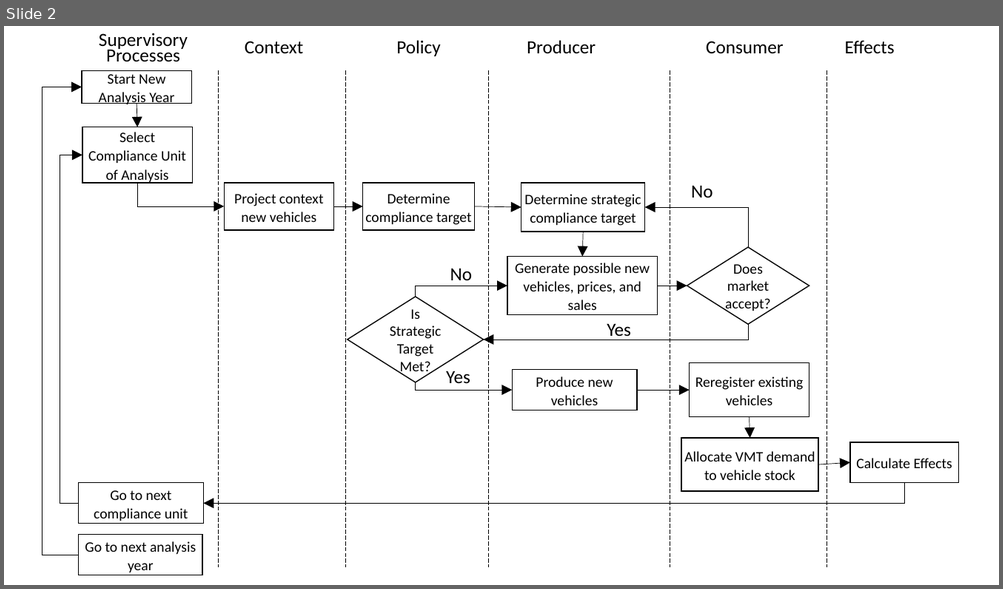
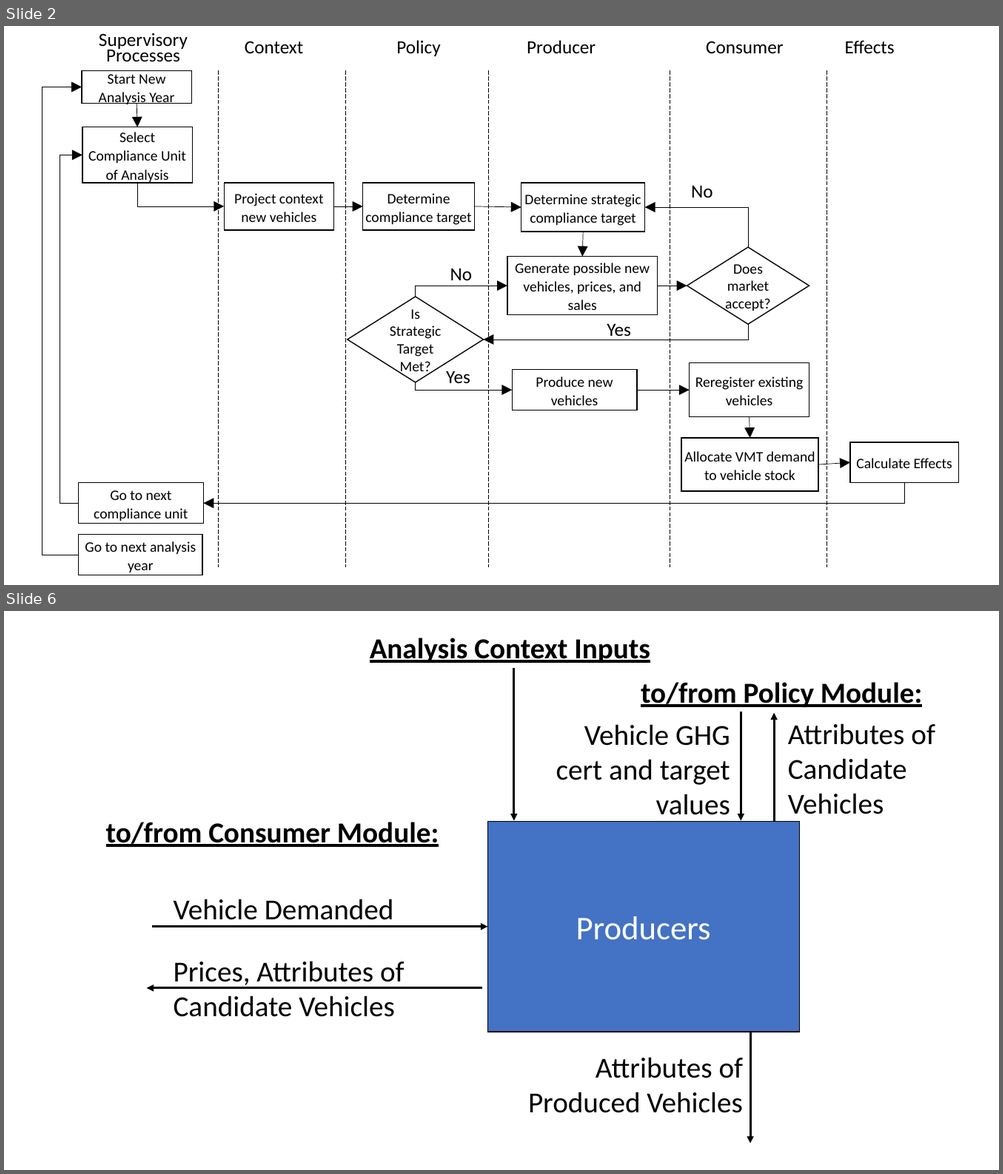
Before and after one commit to USEPA/EPA_OMEGA_Model, a slide deck: doc/source/_static/raw_figures.pptx. Shown one above the other, each under a label of ours: slide 2 before the commit, slides 2 and 6 after it; the slides between them are not shown. The pictures are 1003x589 and 1003x1174 pixels, drawn with LibreOffice and Linux fonts; fonts in the diff are those of the drawing. Boxes give left, top, right and bottom in pixels: in the first picture for what was removed or moved away, otherwise in the second. Text is boxed around its words. In the diff, an @@ line names an element or a change of style, - is before the commit and + after.

```diff
--- a/doc/source/_static/raw_figures.pptx
+++ b/doc/source/_static/raw_figures.pptx
@@ slide 6 added at bbox=[4, 611, 999, 1170], background #FFFFFF @@
@@ text added at bbox=[370, 638, 650, 663], 28 pt, text #000000, bold, underline @@
+Analysis Context Inputs
@@ arrow added from (514, 668) to (514, 820), #000000 2.25 pt @@
@@ text added at bbox=[640, 682, 922, 707], 28 pt, text #000000, bold, underline @@
+to/from Policy Module:
@@ arrow added from (740, 712) to (740, 820), #000000 2.25 pt @@
@@ arrow added from (774, 821) to (774, 713), #000000 2.25 pt @@
@@ text added at bbox=[556, 724, 730, 822], 28 pt, text #000000 @@
+Vehicle GHG cert and target values
@@ text added at bbox=[788, 723, 935, 815], 28 pt, text #000000 @@
+Attributes of Candidate Vehicles
@@ text added at bbox=[106, 822, 438, 847], 28 pt, text #000000, bold, underline @@
+to/from Consumer Module:
@@ rectangle added at bbox=[487, 821, 800, 1032], fill #4472C4, outline #000000 1 pt, 32 pt, text #FFFFFF @@
+Producers
@@ text added at bbox=[173, 899, 394, 927], 28 pt, text #000000 @@
+Vehicle Demanded
@@ arrow added from (152, 926) to (487, 926), #000000 2.25 pt @@
@@ text added at bbox=[173, 961, 404, 1017], 28 pt, text #000000 @@
+Prices, Attributes of Candidate Vehicles
@@ arrow added from (482, 988) to (147, 988), #000000 2.25 pt @@
@@ arrow added from (750, 1032) to (750, 1144), #000000 2.25 pt @@
@@ text added at bbox=[528, 1057, 743, 1113], 28 pt, text #000000 @@
+Attributes of Produced Vehicles
```
Also in this commit, not shown: 1 slide changed, 4 other slides added, 5 other files.
